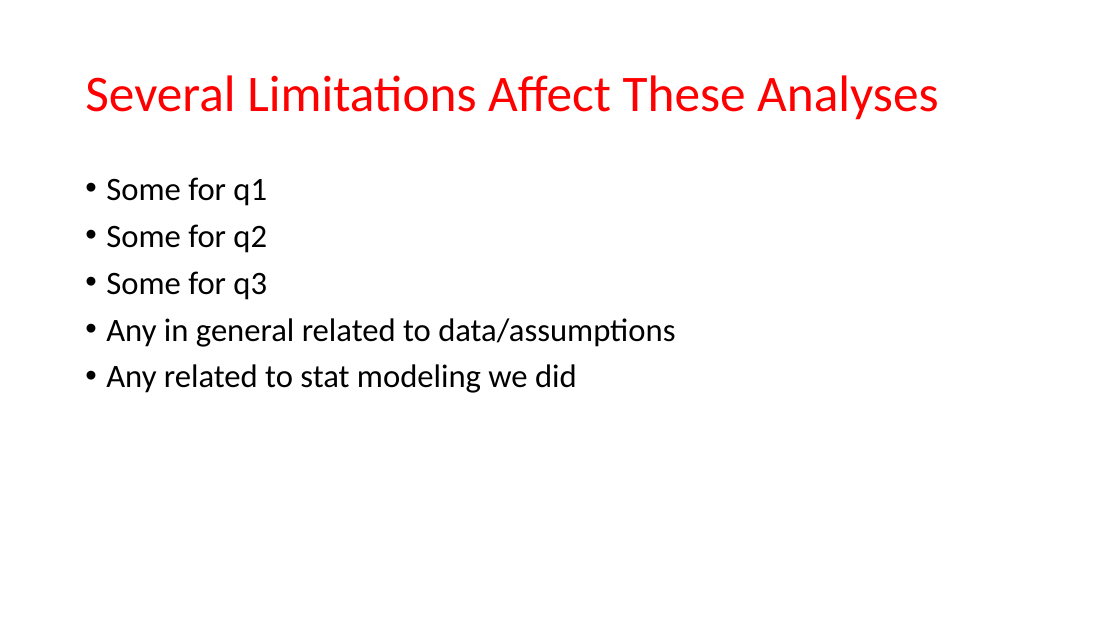
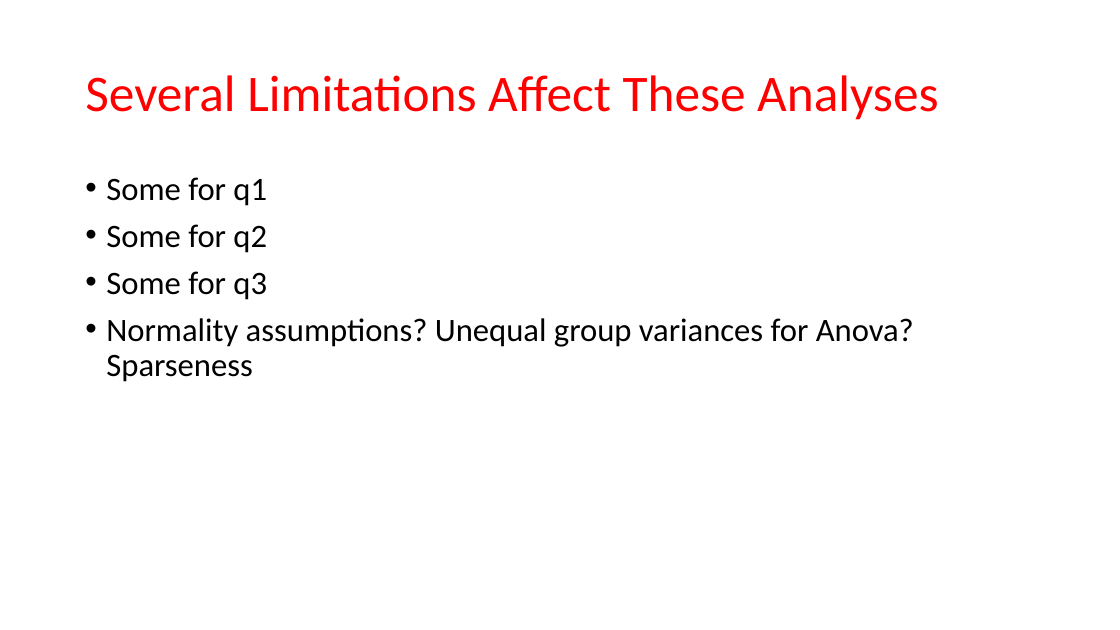
Before and after one commit to MatthewCodes/557_Final_Project, a slide deck: slide 13 of Presentation/Final Presentation.pptx. Drawn at 1120x630 pixels with LibreOffice and Linux fonts; fonts in the diff are those of the drawing. Boxes give left, top, right and bottom in pixels: in the first picture for what was removed or moved away, otherwise in the second. Text is boxed around its words. In the diff, an @@ line names an element or a change of style, - is before the commit and + after.

Commit message:
more work on slides

```diff
--- a/Presentation/Final Presentation.pptx
+++ b/Presentation/Final Presentation.pptx
@@ text at bbox=[106, 318, 914, 382]: text changed @@
-• Any in general related to data/assumptions
-• Any related to stat modeling we did
+• Normality assumptions? Unequal group variances for Anova? Sparseness
```
Also in this commit, not shown: 3 other slides changed.
